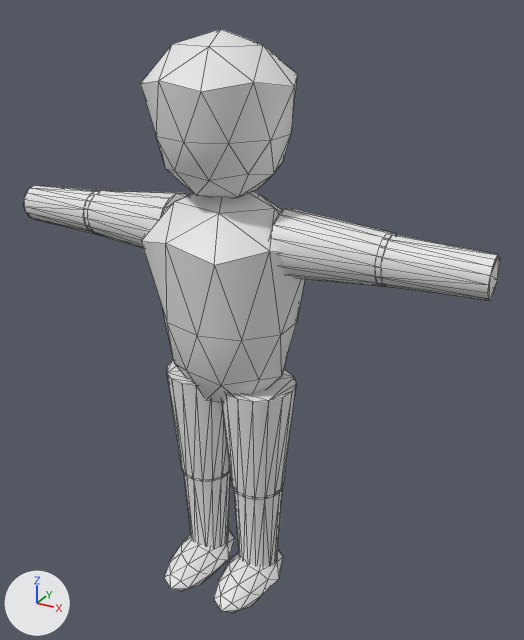
The OBJ model astro/3d_models/characters/player_body.obj, before and after one commit.
Before and after are seen from a camera (50 mm lens) standing at (1.49, -2.42, 1.61) and looking at (0.12, 0.07, 0.36). The lights are fixed; the arrows at lower left show +X, +Y and +Z. Mesh edges are drawn as thin lines. Where no turn or scale is listed for an object, it has been applied to the vertices.

Names of what the first picture shows: 'Player_Cylinder.008'.
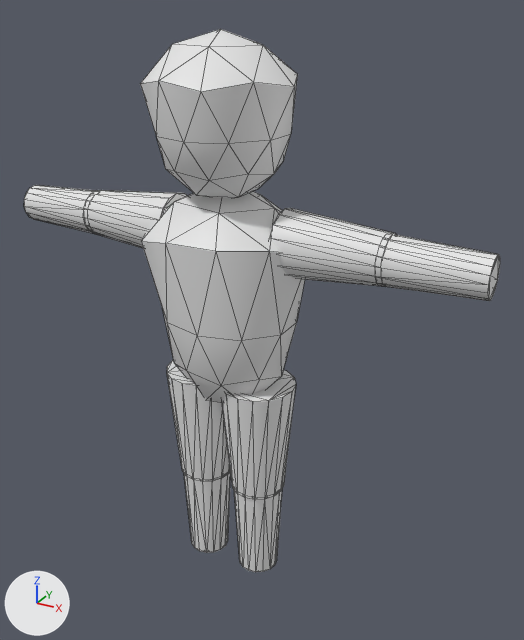
Commit message: astro: player model tweaks

The change, as JSON lines over the scene's bpy script:
```json
{"block": "me_player_cylinder_008", "where": "me_player_cylinder_008.from_pydata(...)  # 424 vertices, 800 faces; spans x -1.05..1.06, y -0.35..0.28, z -0.97..1.52"}
{"block": "me_player_cylinder_008", "where": "# used by ob_player_cylinder_008; location = (0.0, 0.0, 0.0)"}
{"block": "me_player_cylinder_008", "where": "# verts and faces of me_player_cylinder_008; kept vertices keep their numbers, new ones are numbered from 424"}
{"block": "me_player_cylinder_008", "where": "# before: 80 (0.12, -0.28, 0.72) at pixel (214, 265)"}
{"block": "me_player_cylinder_008", "change": "me_player_cylinder_008 part 1: the loose piece of 42 vertices spanning x -0.27..0.0, y -0.35..0.15, z -0.97..-0.82 is deleted"}
{"block": "me_player_cylinder_008", "change": "me_player_cylinder_008 part 2: the loose piece of 42 vertices spanning x 0.01..0.28, y -0.35..0.15, z -0.97..-0.82 is deleted"}
{"block": "me_player_cylinder_008", "change": "me_player_cylinder_008 part 3"}
{"op": "add", "block": "me_player_cylinder_008", "code": "verts[80] = (0.1, -0.25, 0.76)  # moved, pixel (215, 251)"}
```

Location of each change, (x1, y1, x2, y2) in pixels of the pictures (524 x 640 px; the box of a moved part takes in the faces that stretch with it):
```json
{"object": "Player_Cylinder.008", "change": "reshaped", "before": [24, 29, 500, 613], "after": [24, 29, 500, 572], "on screen": "7% shorter"}
{"part": 1, "of": "me_player_cylinder_008", "change": "deleted", "before": [164, 529, 235, 591]}
{"part": 2, "of": "me_player_cylinder_008", "change": "deleted", "before": [214, 550, 283, 613]}
{"part": 3, "of": "me_player_cylinder_008", "change": "moved or reshaped", "before": [166, 213, 270, 341], "after": [166, 213, 270, 341]}
```
